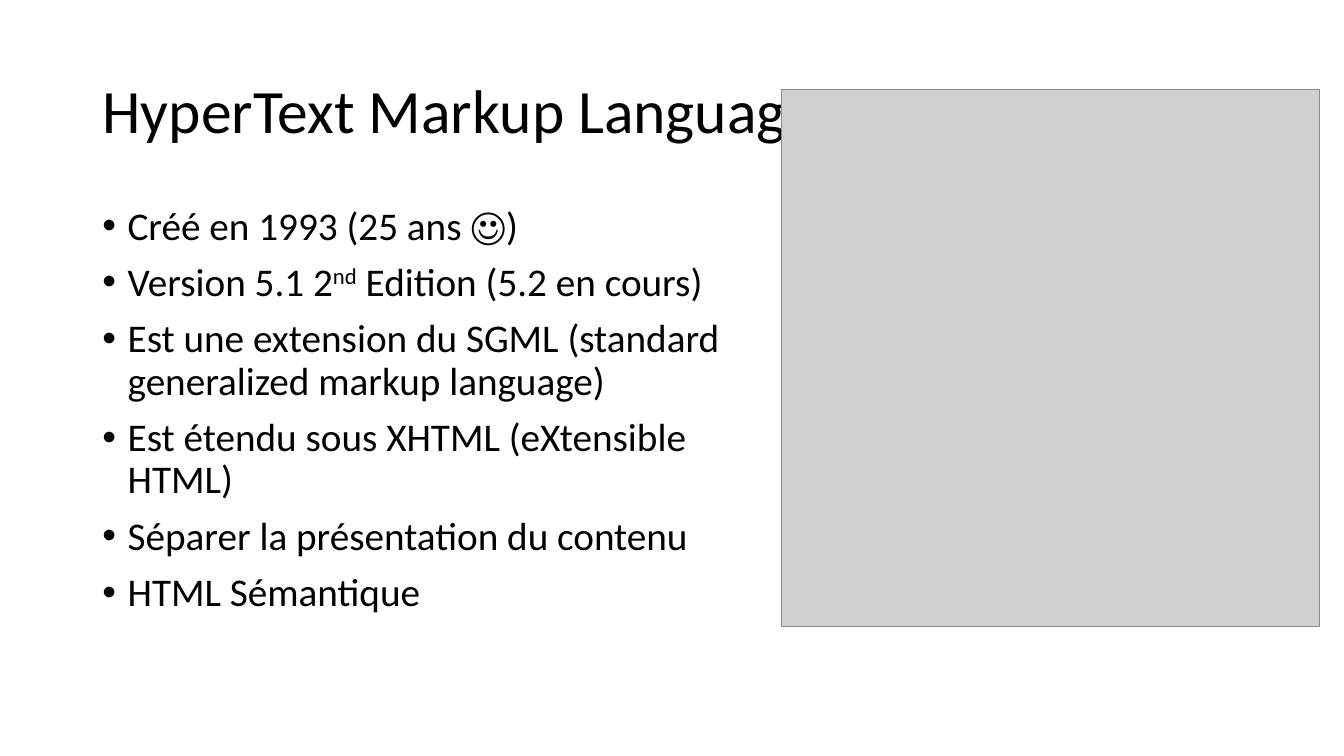
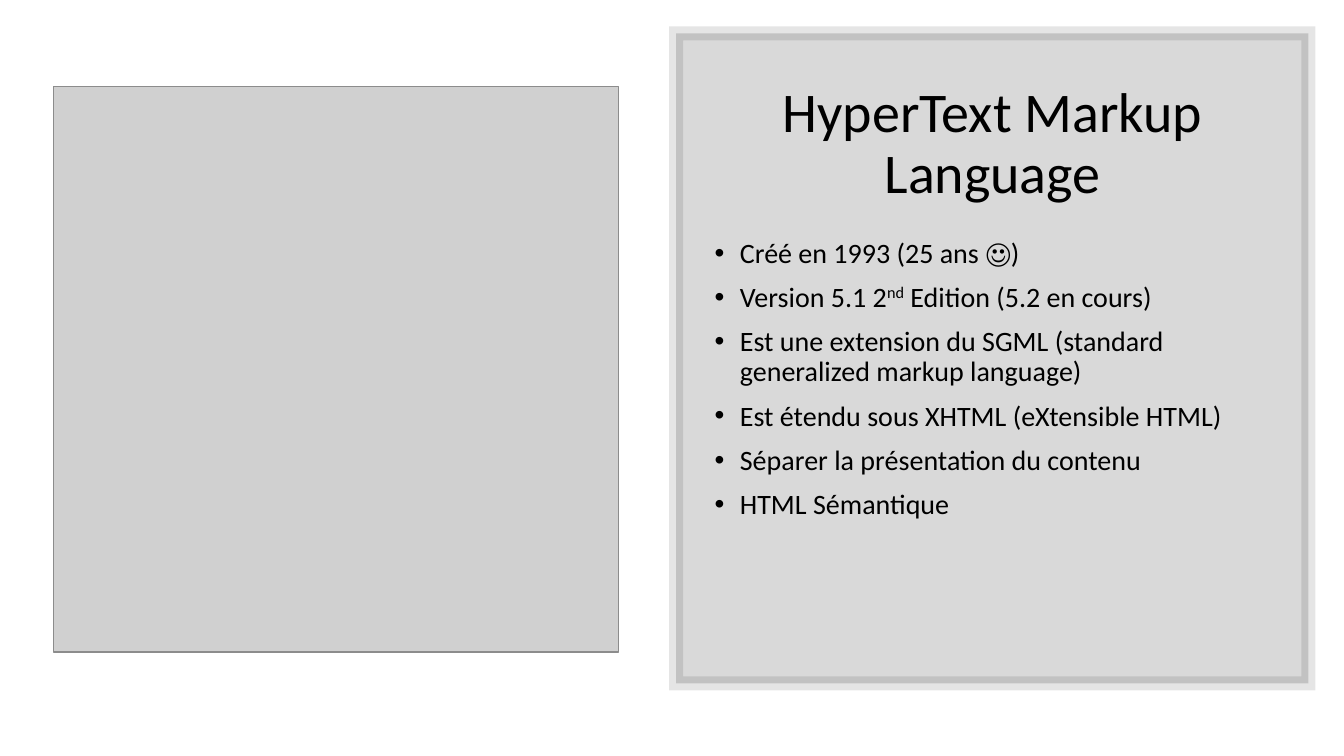
Before and after one commit to fragmatyc/SAAQ, a slide deck: slide 5 of HTML/1. Présentation/Cours HTML - v1.0.pptx. Drawn at 1344x756 pixels with LibreOffice and Linux fonts; fonts in the diff are those of the drawing; grey boxes stand for pictures. Boxes give left, top, right and bottom in pixels: in the first picture for what was removed or moved away, otherwise in the second. Text is boxed around its words. In the diff, an @@ line names an element or a change of style, - is before the commit and + after.

```diff
--- a/HTML/1. Présentation/Cours HTML - v1.0.pptx
+++ b/HTML/1. Présentation/Cours HTML - v1.0.pptx
@@ rectangle added at (677,33,1309,684), fill #000000 at 15% opacity, outline #000000 10 pt @@
@@ picture: place and size @@
-picture at (782,90,1320,627)
+picture at (53,87,619,652)
@@ title "HyperText Markup Language": place and size @@
-title "HyperText Markup Language" at (102,89,816,148)
+title "HyperText Markup Language" at (783,93,1203,203)
@@ title "HyperText Markup Language" at (783,93,1203,203): size 44 to 40 pt; alignment left to centre @@
@@ text "Créé en 1993 (25 ans ...": place and size @@
-text "Créé en 1993 (25 ans ..." at (128,211,720,613)
+text "Créé en 1993 (25 ans ..." at (740,242,1221,519)
@@ text "Créé en 1993 (25 ans ..." at (740,242,1221,519): size 28 to 20 pt @@
```
Also in this commit, not shown: 4 other slides changed, 6 slides added, 1 slide removed, 6 other files.
